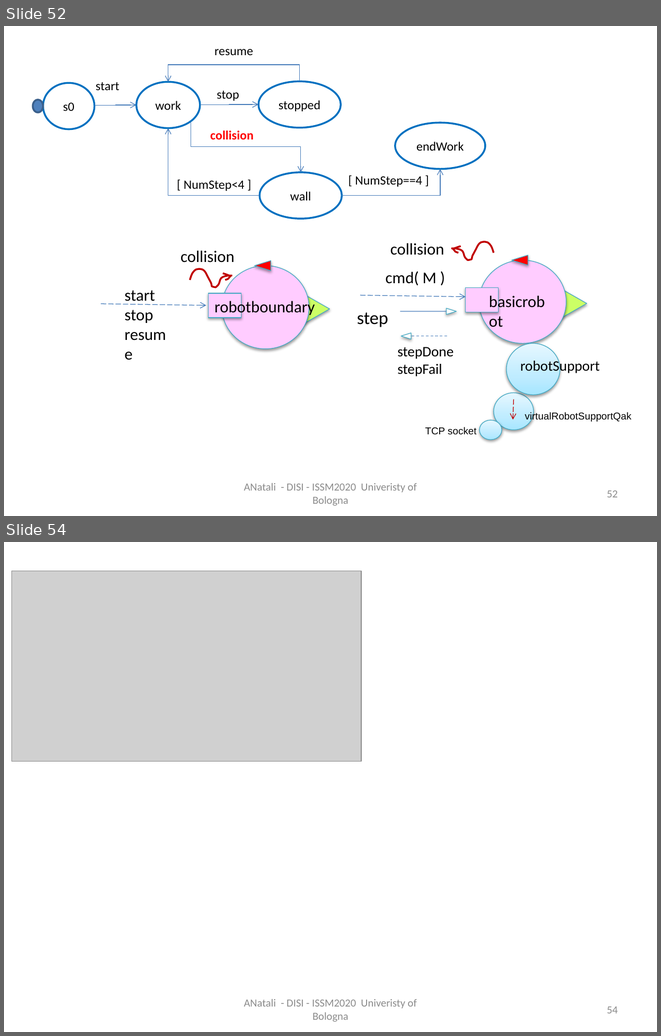
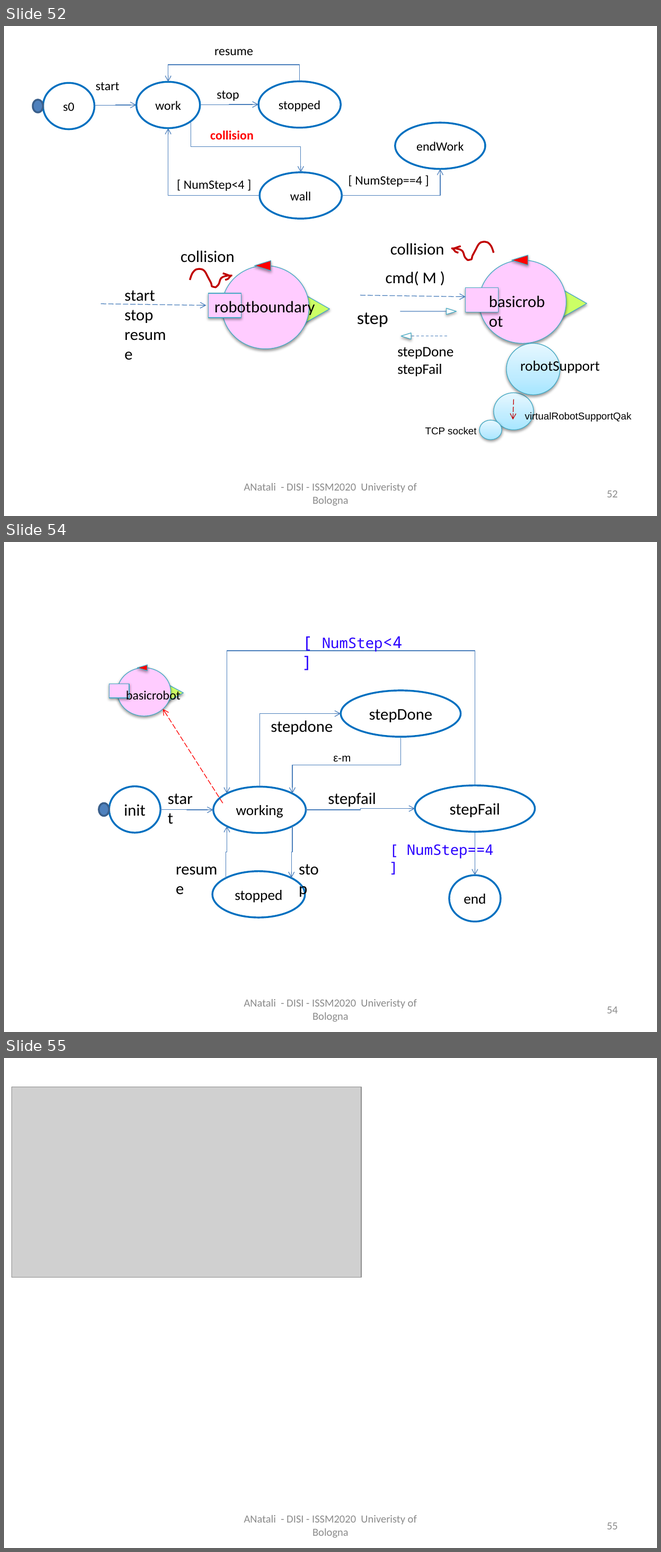
Before and after one commit to anatali/iss2020LabBo, a slide deck: it.unibo.issLabStart/userDocs/ISSM2020.pptx. Shown one above the other, each under a label of ours: slides 52 and 54 before the commit, slides 52, 54 and 55 after it; the slides between them are not shown. The pictures are 661x1036 and 661x1552 pixels, drawn with LibreOffice and Linux fonts; fonts in the diff are those of the drawing; grey boxes stand for pictures. Boxes give left, top, right and bottom in pixels: in the first picture for what was removed or moved away, otherwise in the second. Text is boxed around its words. In the diff, an @@ line names an element or a change of style, - is before the commit and + after.

```diff
--- a/it.unibo.issLabStart/userDocs/ISSM2020.pptx
+++ b/it.unibo.issLabStart/userDocs/ISSM2020.pptx
@@ slide 54 added at (x1=4, y1=542, x2=657, y2=1032), background #FFFFFF @@
@@ text added at (x1=322, y1=636, x2=403, y2=652), 16 pt, text #2A00FF @@
+[ NumStep<4 ]
@@ elbow arrow added from (475, 786) to (227, 793), #4B7EBC 0.75 pt @@
@@ group added at (x1=109, y1=665, x2=184, y2=716): 2 triangles, 1 ellipse, 1 rectangle, 1 text @@
+basicrobot
@@ ellipse added at (x1=341, y1=690, x2=461, y2=737), fill #FFFFFF, outline #0070C0 2 pt, 18 pt, text #000000 @@
+stepDone
@@ arrow added from (223, 803) to (162, 709), #FF0000 0.75 pt dashed @@
@@ elbow arrow added from (259, 787) to (341, 714), #4B7EBC 0.75 pt @@
@@ text added at (x1=271, y1=720, x2=333, y2=734), 18 pt, text #000000 @@
+stepdone
@@ elbow arrow added from (401, 737) to (293, 793), #4B7EBC 0.75 pt @@
@@ text added at (x1=333, y1=756, x2=351, y2=762), 12 pt, text #000000 @@
+ε-m
@@ ellipse added at (x1=109, y1=786, x2=161, y2=832), fill #FFFFFF, outline #0070C0 2 pt, 18 pt, text #000000 @@
+init
@@ text added at (x1=161, y1=785, x2=202, y2=811), 18 pt, text #000000 @@
+start
@@ ellipse added at (x1=213, y1=787, x2=306, y2=833), fill #FFFFFF, outline #0070C0 2 pt, 16 pt, text #000000 @@
+working
@@ text added at (x1=328, y1=792, x2=376, y2=806), 18 pt, text #000000 @@
+stepfail
@@ ellipse added at (x1=415, y1=786, x2=535, y2=832), fill #FFFFFF, outline #0070C0 2 pt, 18 pt, text #000000 @@
+stepFail
@@ ellipse added at (x1=99, y1=803, x2=109, y2=816), fill #4F81BD, outline #3A5F8C 2 pt @@
@@ elbow arrow added from (161, 809) to (213, 810), #4B7EBC 0.75 pt @@
@@ elbow arrow added from (306, 810) to (415, 809), #4B7EBC 0.75 pt @@
@@ elbow arrow added from (226, 877) to (227, 826), #4B7EBC 0.75 pt @@
@@ elbow arrow added from (293, 826) to (291, 877), #4B7EBC 0.75 pt @@
@@ text added at (x1=407, y1=841, x2=494, y2=858), 16 pt, text #2A00FF @@
+[ NumStep==4 ]
@@ elbow arrow added from (475, 831) to (475, 875), #4B7EBC 0.75 pt @@
@@ text added at (x1=169, y1=855, x2=226, y2=881), 18 pt, text #000000 @@
+resume
@@ text added at (x1=293, y1=855, x2=331, y2=881), 18 pt, text #000000 @@
+stop
@@ ellipse added at (x1=212, y1=871, x2=305, y2=917), fill #FFFFFF, outline #0070C0 2 pt, 16 pt, text #000000 @@
+stopped
@@ ellipse added at (x1=449, y1=875, x2=501, y2=921), fill #FFFFFF, outline #0070C0 2 pt, 16 pt, text #000000 @@
+end
@@ text added at (x1=244, y1=999, x2=417, y2=1022), 12 pt, text #8C8C8C @@
+ANatali - DISI - ISSM2020 Univeristy of Bologna
@@ page number added at (x1=607, y1=1006, x2=618, y2=1013), 12 pt, text #8C8C8C @@
+54
@@ what was slide 54 is now slide 55 @@
@@ page number at (x1=607, y1=1522, x2=618, y2=1529): text changed @@
-54
+55
```
Also in this commit, not shown: 4 slides changed, 15 other files.
